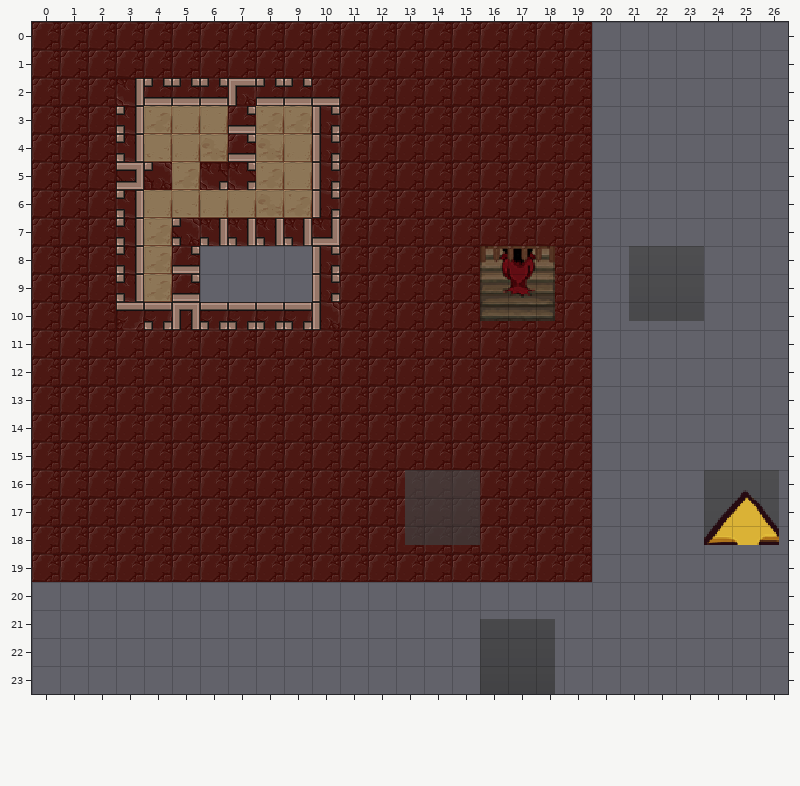
An edit to a level. Tiled map, assets/levels/kongregate_release/t1.tmx. Above, as it was before the edit.
Cells are 48x48 px. Shown: x 0..26, y 0..23.
New version:
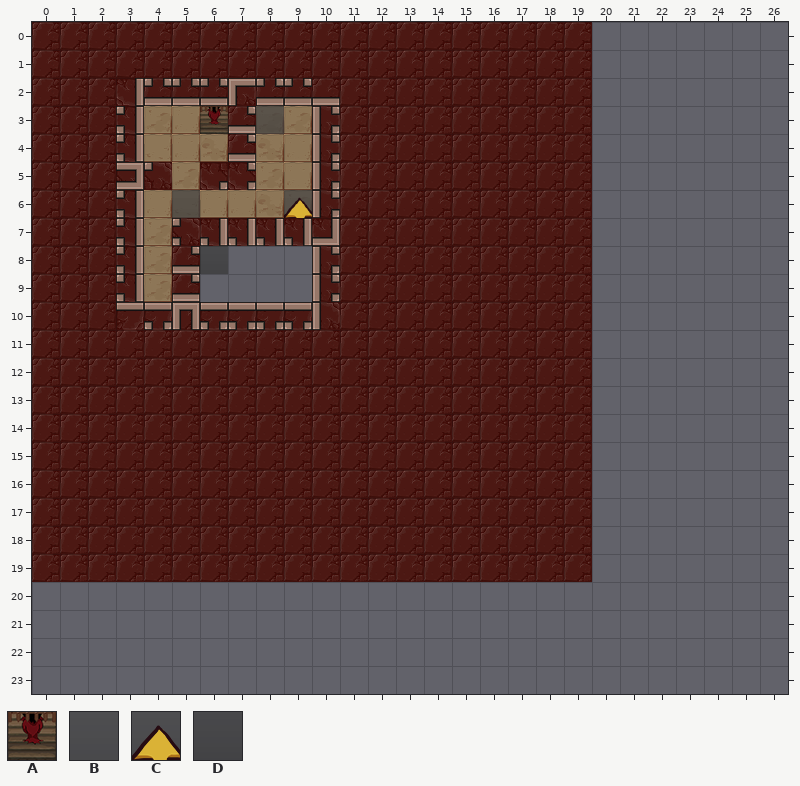
Key: from "exit": A 0; from "tutorialImages": B 0, C 6, D 11.
Objects are placed by their top-left corner, in cells (3,4 is the top-left corner of cell 3,4); size is 1x1 cell unless given.
Diff:
Layer "Tutorial Images":
Object D at 16,21.3 size 2.7x2.7 becomes D at 6,8.
Layer "Mirrors":
Object B "mirror" at 13.3,16 size 2.7x2.7 becomes B "mirror" at 5,6.
Layer "Light":
Object B "lightSwitch" at 21.3,8 size 2.7x2.7 becomes B "lightSwitch" at 8,3.
Object C "lightOrb" at 24,16 size 2.7x2.7 becomes C "lightOrb" at 9,6.
Layer "Exit":
Object A "exit" at 16,8 size 2.7x2.7 becomes A "exit" at 6,3.
